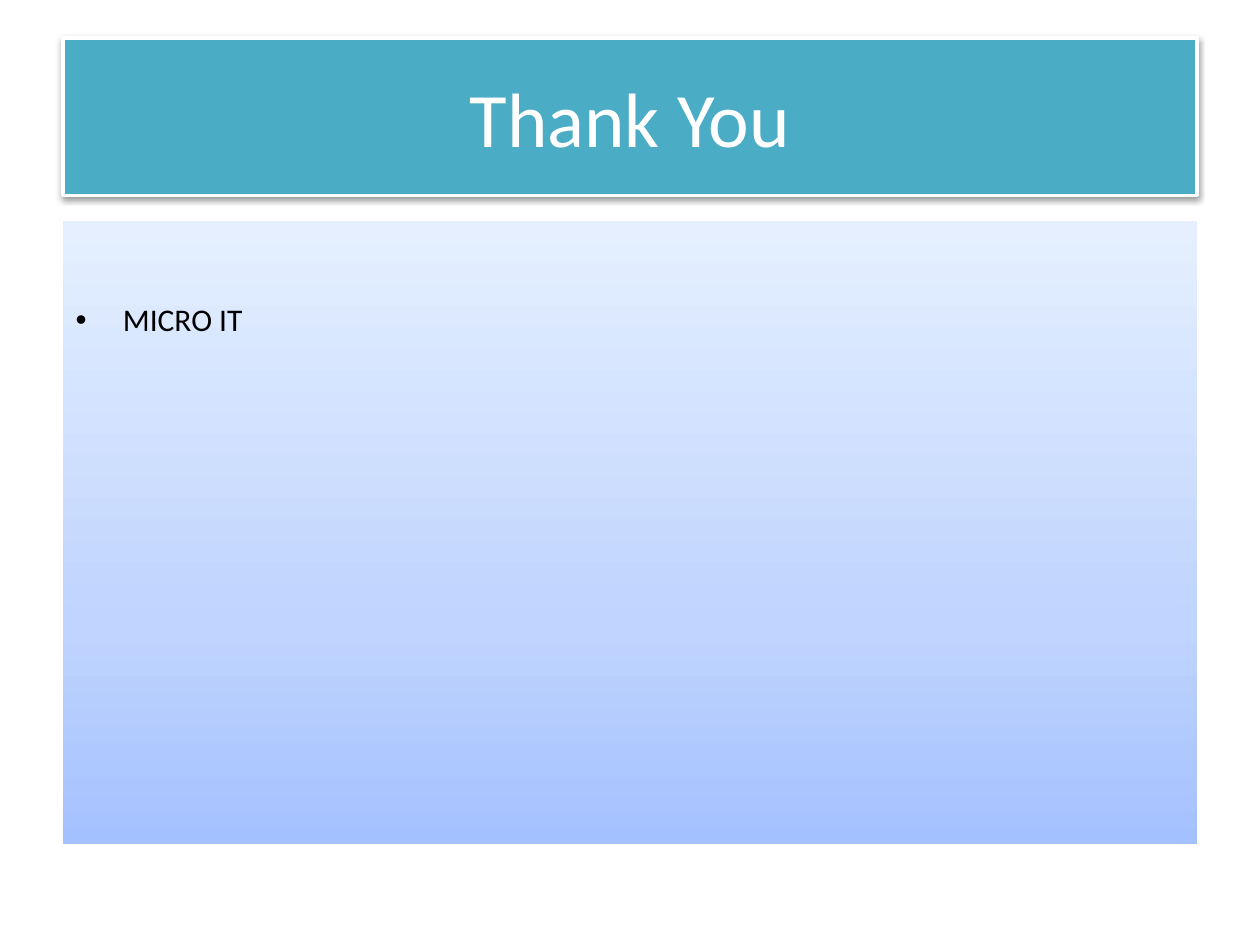
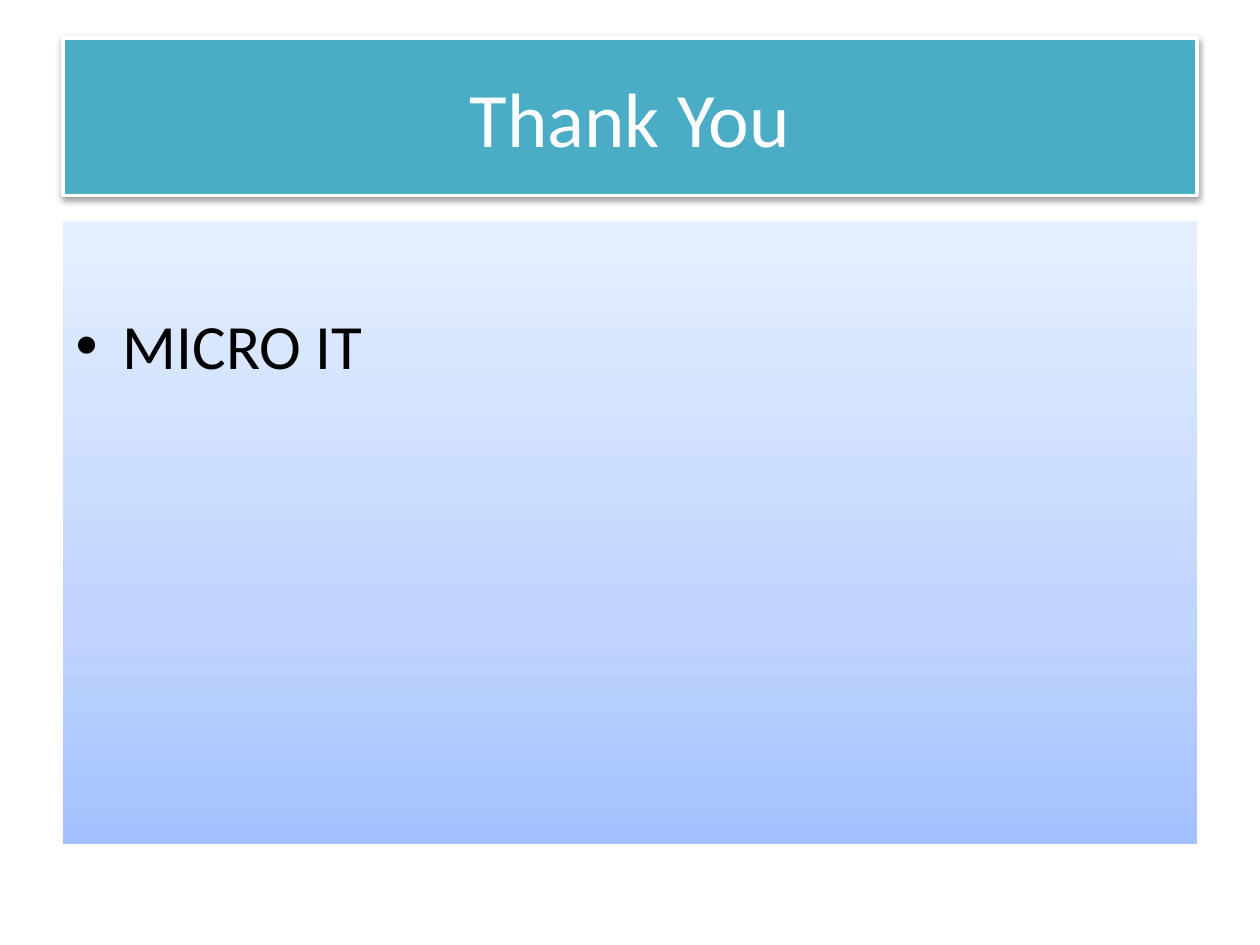
Before and after one commit to Ajaybevara/Micro-it_internship, a slide deck: slide 12 of Student_Management_System/Student_Management_System_Presentation_with_Images.pptx. Drawn at 1260x945 pixels with LibreOffice and Linux fonts; fonts in the diff are those of the drawing. Boxes give left, top, right and bottom in pixels: in the first picture for what was removed or moved away, otherwise in the second. Text is boxed around its words. In the diff, an @@ line names an element or a change of style, - is before the commit and + after.

```diff
--- a/Student_Management_System/Student_Management_System_Presentation_with_Images.pptx
+++ b/Student_Management_System/Student_Management_System_Presentation_with_Images.pptx
@@ text "MICRO IT" at <box>63,220,1197,844</box>: size 18 to 36 pt; more space between paragraphs @@
```
Also in this commit, not shown: 1 other slide changed.
